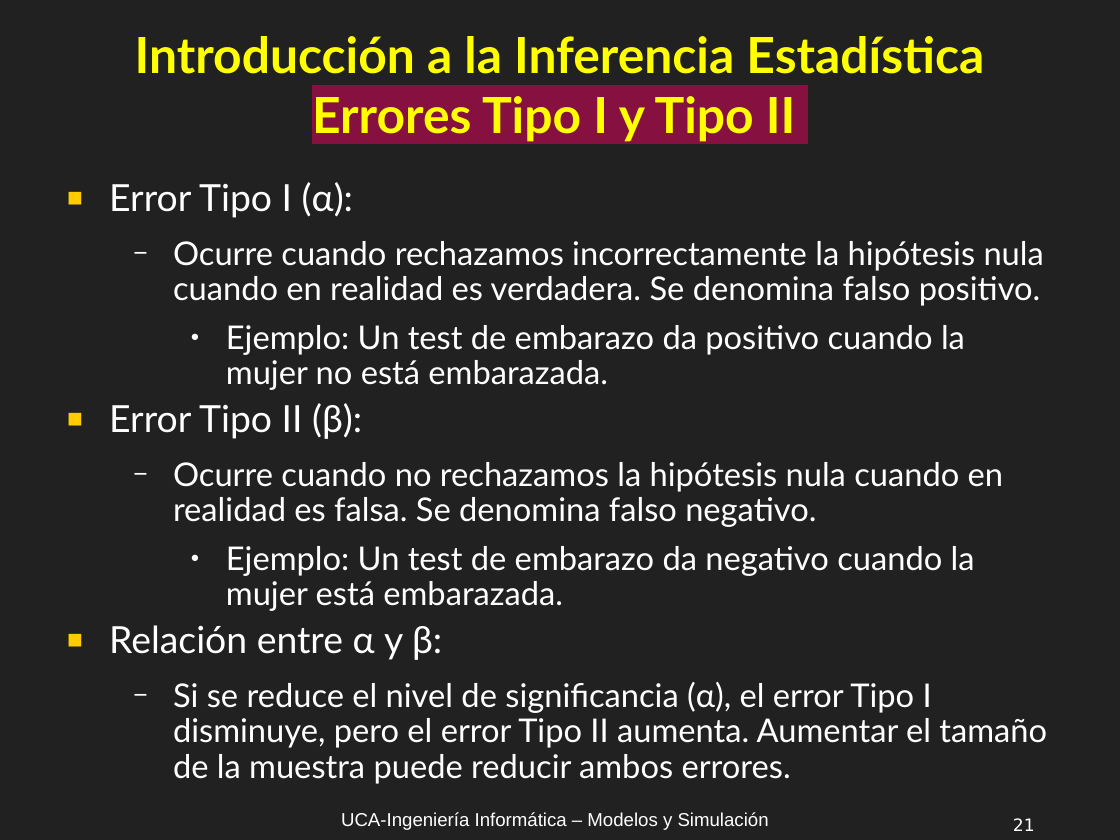
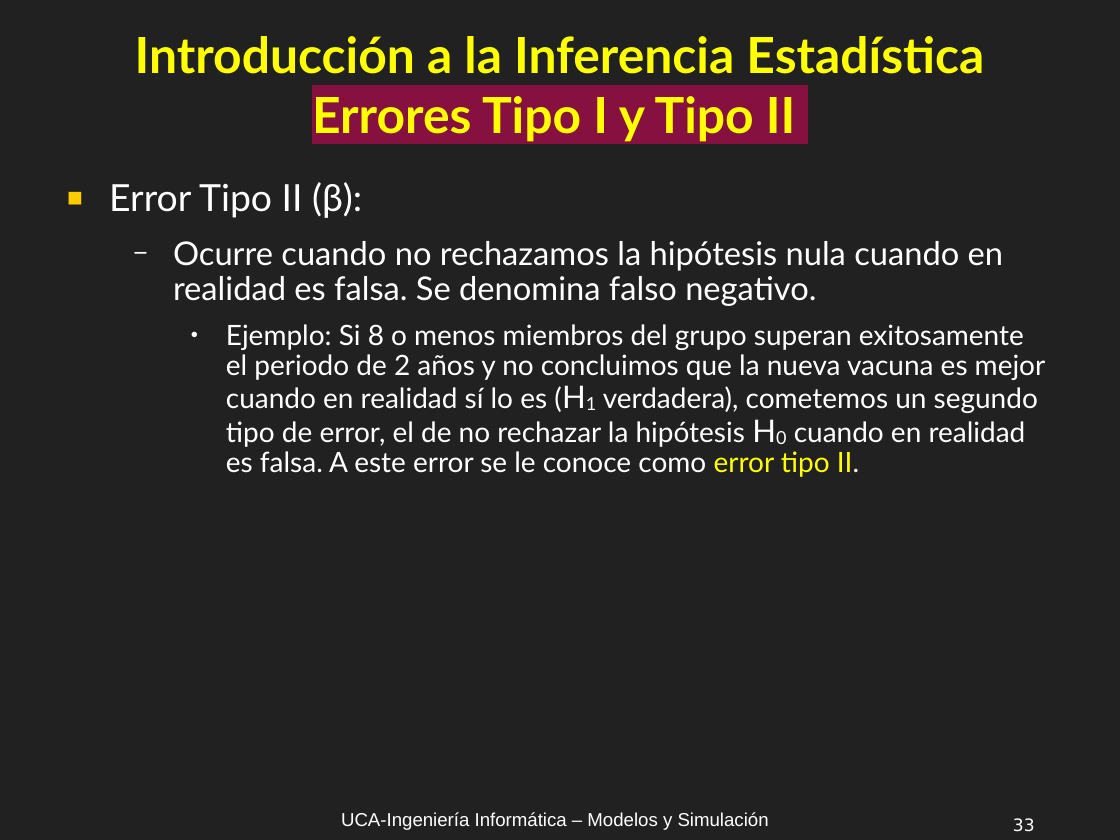
Before and after one commit to UCA-Facultad-de-Ingenieria-Clases-2025/MyS, a slide deck: slide 33 of Clases/MyS_C1A_Introducción_Inferencia_Estadística_R1.odp (slide 21 before the commit). Drawn at 1120x840 pixels with LibreOffice and Linux fonts; fonts in the diff are those of the drawing. Boxes give left, top, right and bottom in pixels: in the first picture for what was removed or moved away, otherwise in the second. Text is boxed around its words. In the diff, an @@ line names an element or a change of style, - is before the commit and + after.

```diff
--- a/Clases/MyS_C1A_Introducción_Inferencia_Estadística_R1.odp
+++ b/Clases/MyS_C1A_Introducción_Inferencia_Estadística_R1.odp
@@ text at (109,182,1044,390): paragraphs removed @@
-■ Error Tipo I (α):
-  − Ocurre cuando rechazamos incorrectamente la hipótesis nula cuando en realidad es verdadera. Se denomina falso positivo.
-    ● Ejemplo: Un test de embarazo da positivo cuando la mujer no está embarazada.
@@ text at (226,324,1046,477): text changed; size 21 to 18 pt @@
-    ● Ejemplo: Un test de embarazo da negativo cuando la mujer está embarazada.
-■ Relación entre α y β:
-  − Si se reduce el nivel de significancia (α), el error Tipo I disminuye, pero el error Tipo II aumenta. Aumentar el tamaño de la muestra puede reducir ambos errores.
+    ● Ejemplo: Si 8 o menos miembros del grupo superan exitosamente el periodo de 2 años y no concluimos que la nueva vacuna es mejor cuando en realidad sí lo es (H1 verdadera), cometemos un segundo tipo de error, el de no rechazar la hipótesis H0 cuando en realidad es falsa. A este error se le conoce como error tipo II.
@@ page number at (1013,818,1035,832): text changed @@
-21
+33
```
Also in this commit, not shown: 5 other slides changed, 22 slides added, 1 other file.
